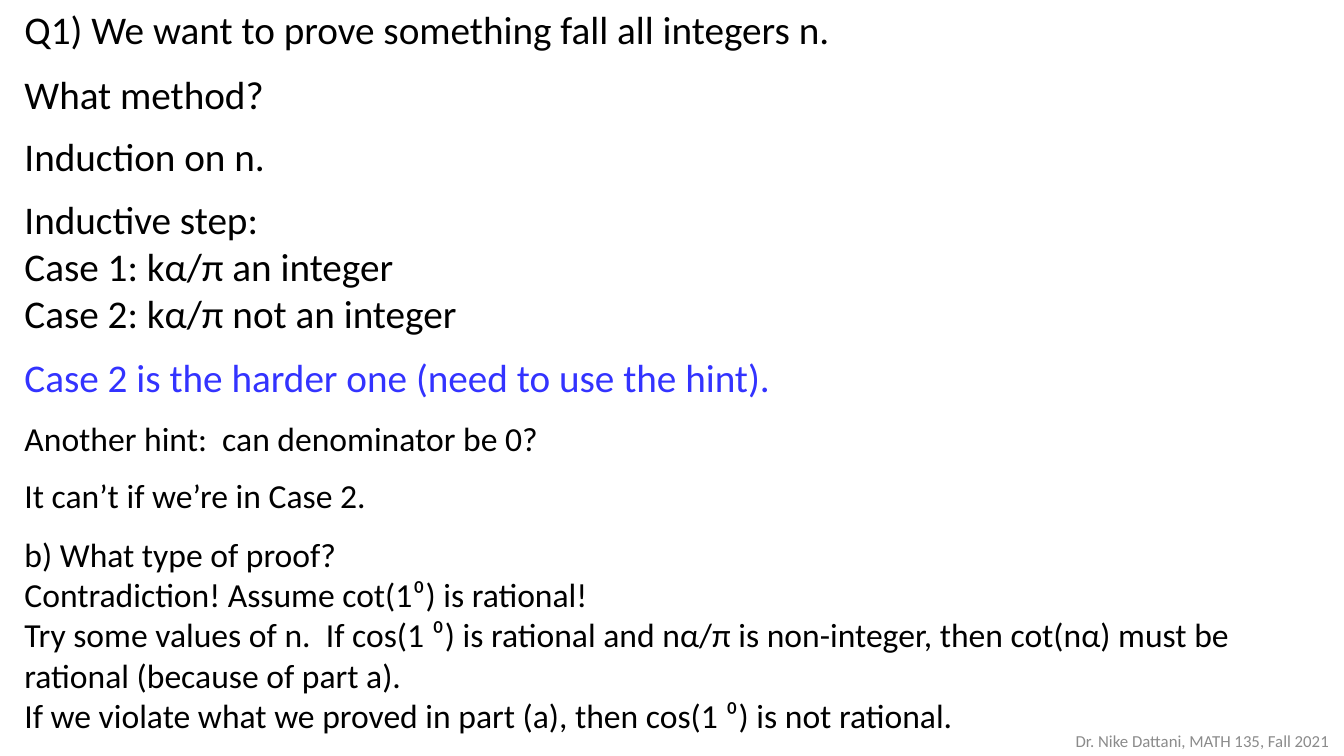
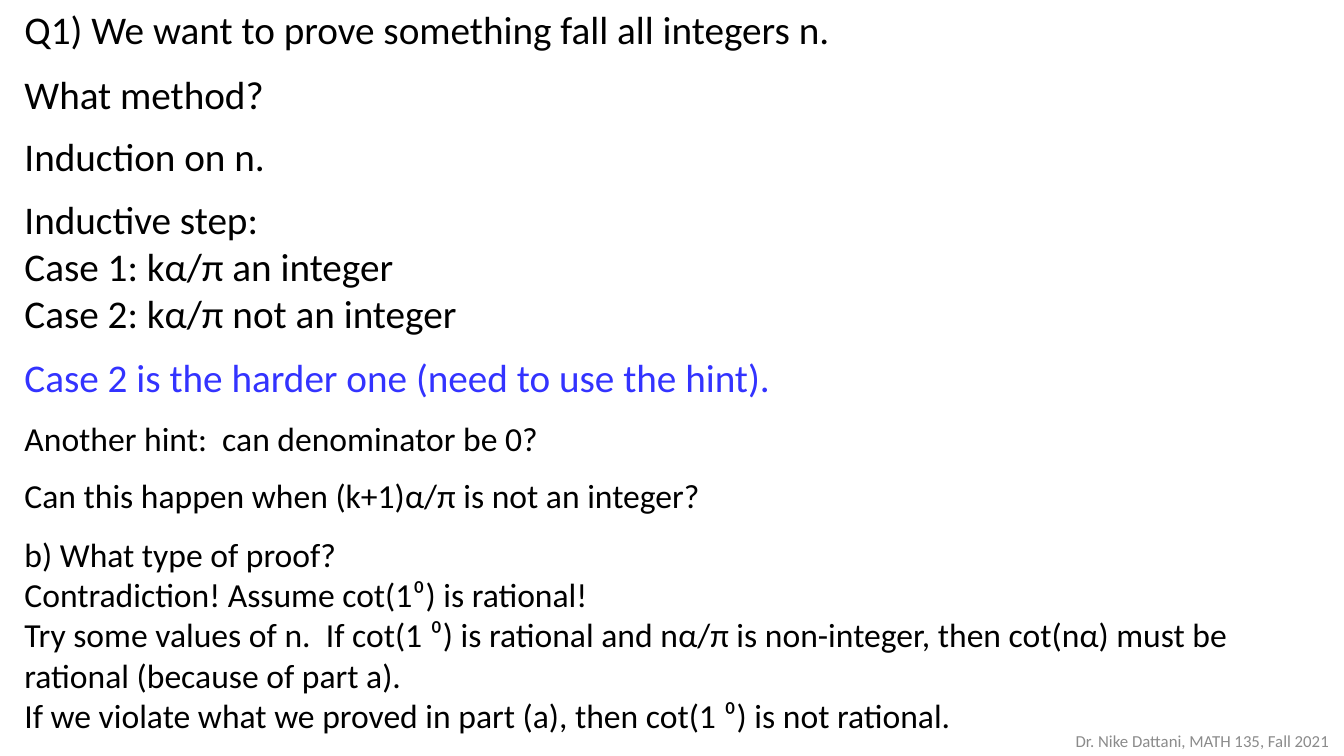
Before and after one commit to ndattani/Lecture_Notes, a slide deck: slide 11 of University_of_Waterloo/Fall_2021/MATH135/UW_Fall2021_MATH135_Lecture11.pptx. Drawn at 1344x756 pixels with LibreOffice and Linux fonts; fonts in the diff are those of the drawing. Boxes give left, top, right and bottom in pixels: in the first picture for what was removed or moved away, otherwise in the second. Text is boxed around its words. In the diff, an @@ line names an element or a change of style, - is before the commit and + after.

Commit message:
Fixed Lecture 11 and added PDF

```diff
--- a/University_of_Waterloo/Fall_2021/MATH135/UW_Fall2021_MATH135_Lecture11.pptx
+++ b/University_of_Waterloo/Fall_2021/MATH135/UW_Fall2021_MATH135_Lecture11.pptx
@@ text at (24,483,699,514): text changed @@
-It can’t if we’re in Case 2.
+Can this happen when (k+1)α/π is not an integer?
@@ text at (24,621,1226,734): text changed @@
-Try some values of n. If cos(1 ⁰) is rational and nα/π is non-integer, then cot(nα) must be rational (because of part a).
-If we violate what we proved in part (a), then cos(1 ⁰) is not rational.
+Try some values of n. If cot(1 ⁰) is rational and nα/π is non-integer, then cot(nα) must be rational (because of part a).
+If we violate what we proved in part (a), then cot(1 ⁰) is not rational.
```
Also in this commit, not shown: 1 other slide changed, 33 slides removed, 1 other file.
